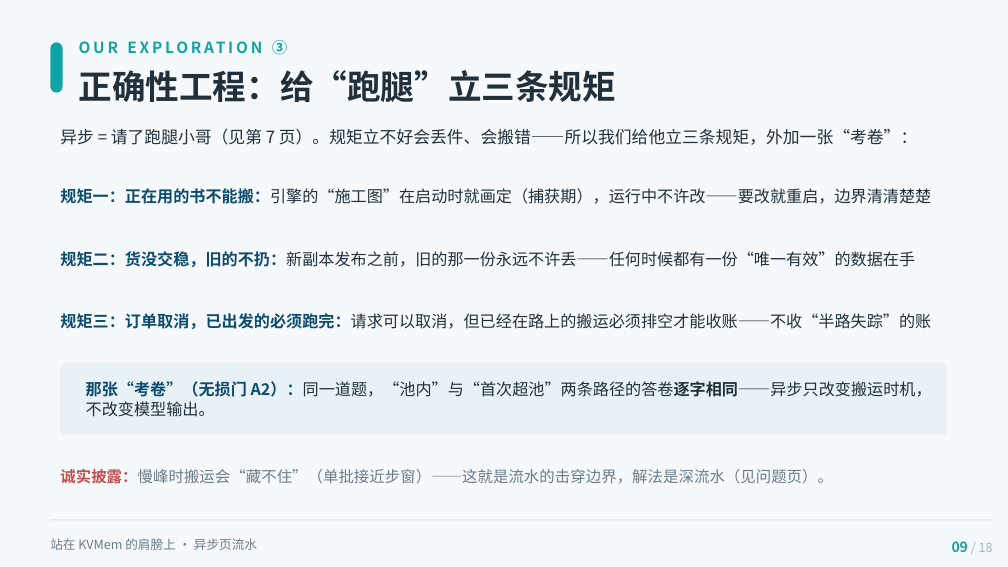
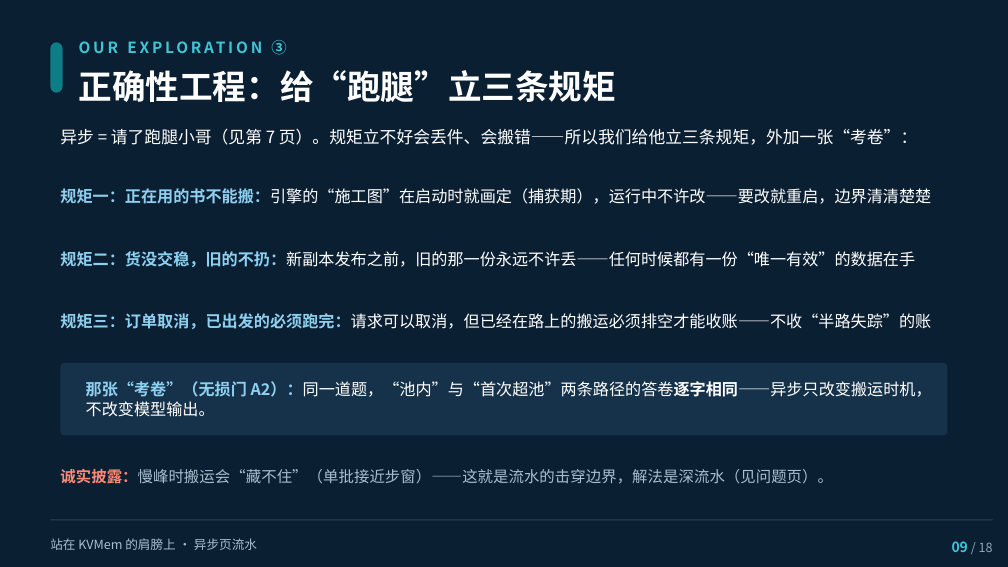
Before and after one commit to paicat1/Ninfer-KVMem-Async, a slide deck: slide 9 of docs/异步页流水-技术说明-美化版.pptx. Drawn at 1008x567 pixels with LibreOffice and Linux fonts; fonts in the diff are those of the drawing. Boxes give left, top, right and bottom in pixels: in the first picture for what was removed or moved away, otherwise in the second. Text is boxed around its words. In the diff, an @@ line names an element or a change of style, - is before the commit and + after.

```diff
--- a/docs/异步页流水-技术说明-美化版.pptx
+++ b/docs/异步页流水-技术说明-美化版.pptx
@@ background #F6F9FB to #0B1F33 @@
@@ rounded rectangle at <box>50,42,62,93</box>: fill #0FA3A8 to #0E7E86 @@
@@ text "OUR EXPLORATION ③" at <box>271,40,286,55</box>: text colour #0FA3A8 to #3FC6D6 @@
@@ text "正确性工程：给“跑腿”立三条规矩" at <box>79,70,617,102</box>: text colour #22303C to #FFFFFF @@
@@ text "异步 = 请了跑腿小哥（见第 7 页）。规矩立不好会丢件、会搬错——所以我们给他立三条规矩，外加一张“考卷”：" at <box>60,128,917,145</box>: text colour #22303C to #FFFFFF @@
@@ text "规矩一：正在用的书不能搬：引擎的“施工图”在启动时就画定（捕获期），运行中不许改——要改就重启，边界清清楚楚" at <box>60,188,931,204</box>: text colour #0E4C6E to #8FD0F0, text colour #22303C to #FFFFFF in "规矩一：正在用的书不能搬：引擎的“施工图”在启动时就画定（捕获期），运行中不许改——要改就重启，边界清清楚楚" @@
@@ text "规矩二：货没交稳，旧的不扔：新副本发布之前，旧的那一份永远不许丢——任何时候都有一份“唯一有效”的数据在手" at <box>60,251,915,267</box>: text colour #0E4C6E to #8FD0F0, text colour #22303C to #FFFFFF in "规矩二：货没交稳，旧的不扔：新副本发布之前，旧的那一份永远不许丢——任何时候都有一份“唯一有效”的数据在手" @@
@@ text "规矩三：订单取消，已出发的必须跑完：请求可以取消，但已经在路上的搬运必须排空才能收账——不收“半路失踪”的账" at <box>60,313,931,329</box>: text colour #0E4C6E to #8FD0F0, text colour #22303C to #FFFFFF in "规矩三：订单取消，已出发的必须跑完：请求可以取消，但已经在路上的搬运必须排空才能收账——不收“半路失踪”的账" @@
@@ rounded rectangle at <box>60,363,948,435</box>: fill #E8F1F5 to #16324A @@
@@ text "那张“考卷”（无损门 A2）：同一道题，“池内”与“首次超池”两条路径的答卷逐字相同——异步只改变搬运时机，不改变模型输 ..." at <box>86,381,932,417</box>: text colour #0E4C6E to #8FD0F0 in "那张“考卷”（无损门 A2）：同一道题，“池内”与“首次超池”两条路径的答卷逐字相同——异步只改变搬运时机，不改变模型输 ..."; text colour #22303C to #FFFFFF in "A2）：同一道题，“池内”与“首次超池”两条路径的答卷逐字相同——异步只改变搬运时机，不改变模型输出。" @@
@@ text "诚实披露：慢峰时搬运会“藏不住”（单批接近步窗）——这就是流水的击穿边界，解法是深流水（见问题页）。" at <box>60,469,833,484</box>: text colour #C0504D to #FF8A75 in "诚实披露：慢峰时搬运会“藏不住”（单批接近步窗）——这就是流水的击穿边界，解法是深流水（见问题页）。"; text colour #6B7C8A to #A9BECC @@
@@ text "站在 KVMem 的肩膀上 · 异步页流水" at <box>50,538,257,550</box>: text colour #6B7C8A to #A9BECC @@
@@ rectangle at <box>50,519,993,520</box>: fill #D8E3EA to #23465C @@
@@ text "09 / 18" at <box>952,541,993,552</box>: text colour #0FA3A8 to #3FC6D6 in "09"; text colour #9FB8C8 to #8FA6B5 in "/ 18" @@
```
Also in this commit, not shown: 17 other slides changed, 4 other files.
